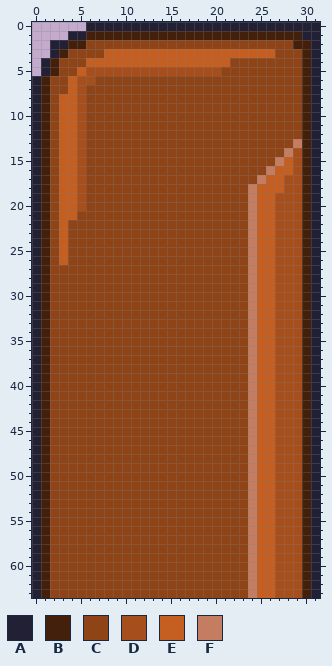
Pixel-art sprite -- anxiety/sprites/TopWallL/f25c3579-a1c0-43cf-b723-0aca180b6b80.png. This is how it looked before the edit.
The file is 32x64 pixels.
Palette (. is transparent): A #222034  B #43200b  C #8f4418  D #a64f1c  E #c55e21  F #c57d61
Pixels before, first column x 0:
 0 ......AAAAAAAAAAAAAAAAAAAAAAAAAA
 1 ....AABBBBBBBBBBBBBBBBBBBBBBBBAA
 2 ..AABBCCCCCCCCCCCCCCCCCCCCCCCBBA
 3 ..ABCCCCEEEEEEEEEEEEEEEEEEECCCBA
 4 .ABCCCEEEEEEEEEEEEEEEECCCCCCCCBA
 5 .ABCCEDDDDDDDDDDDDDDDCCCCCCCCCBA
 6 ABCCEDDCCCCCCCCCCCCCCCCCCCCCCCBA
 7 ABCCEDCCCCCCCCCCCCCCCCCCCCCCCCBA
 8 ABCEEDCCCCCCCCCCCCCCCCCCCCCCCCBA
 9 ABCEEDCCCCCCCCCCCCCCCCCCCCCCCCBA
10 ABCEEDCCCCCCCCCCCCCCCCCCCCCCCCBA
11 ABCEEDCCCCCCCCCCCCCCCCCCCCCCCCBA
12 ABCEEDCCCCCCCCCCCCCCCCCCCCCCCCBA
13 ABCEEDCCCCCCCCCCCCCCCCCCCCCCCFBA
14 ABCEEDCCCCCCCCCCCCCCCCCCCCCCFDBA
15 ABCEEDCCCCCCCCCCCCCCCCCCCCCFEDBA
16 ABCEEDCCCCCCCCCCCCCCCCCCCCFEEDBA
17 ABCEEDCCCCCCCCCCCCCCCCCCCFEEDDBA
18 ABCEEDCCCCCCCCCCCCCCCCCCFEEEDDBA
19 ABCEEDCCCCCCCCCCCCCCCCCCFEEDDDBA
20 ABCEEDCCCCCCCCCCCCCCCCCCFEEDDDBA
21 ABCEECCCCCCCCCCCCCCCCCCCFEEDDDBA
22 ABCECCCCCCCCCCCCCCCCCCCCFEEDDDBA
23 ABCECCCCCCCCCCCCCCCCCCCCFEEDDDBA
24 ABCECCCCCCCCCCCCCCCCCCCCFEEDDDBA
25 ABCECCCCCCCCCCCCCCCCCCCCFEEDDDBA
26 ABCECCCCCCCCCCCCCCCCCCCCFEEDDDBA
27 ABCCCCCCCCCCCCCCCCCCCCCCFEEDDDBA
28 ABCCCCCCCCCCCCCCCCCCCCCCFEEDDDBA
29 ABCCCCCCCCCCCCCCCCCCCCCCFEEDDDBA
30 ABCCCCCCCCCCCCCCCCCCCCCCFEEDDDBA
31 ABCCCCCCCCCCCCCCCCCCCCCCFEEDDDBA
32 ABCCCCCCCCCCCCCCCCCCCCCCFEEDDDBA
33 ABCCCCCCCCCCCCCCCCCCCCCCFEEDDDBA
34 ABCCCCCCCCCCCCCCCCCCCCCCFEEDDDBA
35 ABCCCCCCCCCCCCCCCCCCCCCCFEEDDDBA
36 ABCCCCCCCCCCCCCCCCCCCCCCFEEDDDBA
37 ABCCCCCCCCCCCCCCCCCCCCCCFEEDDDBA
38 ABCCCCCCCCCCCCCCCCCCCCCCFEEDDDBA
39 ABCCCCCCCCCCCCCCCCCCCCCCFEEDDDBA
40 ABCCCCCCCCCCCCCCCCCCCCCCFEEDDDBA
41 ABCCCCCCCCCCCCCCCCCCCCCCFEEDDDBA
42 ABCCCCCCCCCCCCCCCCCCCCCCFEEDDDBA
43 ABCCCCCCCCCCCCCCCCCCCCCCFEEDDDBA
44 ABCCCCCCCCCCCCCCCCCCCCCCFEEDDDBA
45 ABCCCCCCCCCCCCCCCCCCCCCCFEEDDDBA
46 ABCCCCCCCCCCCCCCCCCCCCCCFEEDDDBA
47 ABCCCCCCCCCCCCCCCCCCCCCCFEEDDDBA
48 ABCCCCCCCCCCCCCCCCCCCCCCFEEDDDBA
49 ABCCCCCCCCCCCCCCCCCCCCCCFEEDDDBA
50 ABCCCCCCCCCCCCCCCCCCCCCCFEEDDDBA
51 ABCCCCCCCCCCCCCCCCCCCCCCFEEDDDBA
52 ABCCCCCCCCCCCCCCCCCCCCCCFEEDDDBA
53 ABCCCCCCCCCCCCCCCCCCCCCCFEEDDDBA
54 ABCCCCCCCCCCCCCCCCCCCCCCFEEDDDBA
55 ABCCCCCCCCCCCCCCCCCCCCCCFEEDDDBA
56 ABCCCCCCCCCCCCCCCCCCCCCCFEEDDDBA
57 ABCCCCCCCCCCCCCCCCCCCCCCFEEDDDBA
58 ABCCCCCCCCCCCCCCCCCCCCCCFEEDDDBA
59 ABCCCCCCCCCCCCCCCCCCCCCCFEEDDDBA
60 ABCCCCCCCCCCCCCCCCCCCCCCFEEDDDBA
61 ABCCCCCCCCCCCCCCCCCCCCCCFEEDDDBA
62 ABCCCCCCCCCCCCCCCCCCCCCCFEEDDDBA
63 ABCCCCCCCCCCCCCCCCCCCCCCFEEDDDBA
And afterwards:
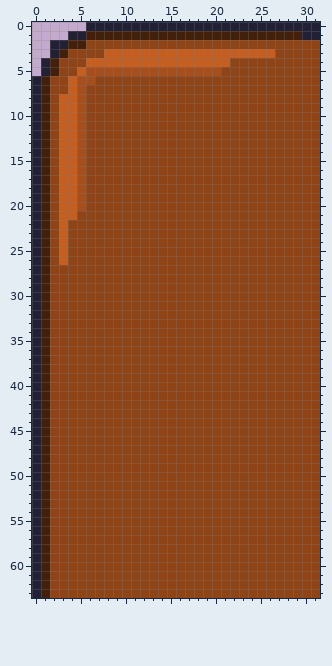
Changes in this commit:
{"y":2,"x":29,"old":"BBA","new":"CCC"}
{"y":3,"x":30,"old":"BA","new":"CC"}
{"y":4,"x":30,"old":"BA","new":"CC"}
{"y":5,"x":30,"old":"BA","new":"CC"}
{"y":6,"x":30,"old":"BA","new":"CC"}
{"y":7,"x":30,"old":"BA","new":"CC"}
{"y":8,"x":30,"old":"BA","new":"CC"}
{"y":9,"x":30,"old":"BA","new":"CC"}
{"y":10,"x":30,"old":"BA","new":"CC"}
{"y":11,"x":30,"old":"BA","new":"CC"}
{"y":12,"x":30,"old":"BA","new":"CC"}
{"y":13,"x":29,"old":"FBA","new":"CCC"}
{"y":14,"x":28,"old":"FDBA","new":"CCCC"}
{"y":15,"x":27,"old":"FEDBA","new":"CCCCC"}
{"y":16,"x":26,"old":"FEEDBA","new":"CCCCCC"}
{"y":17,"x":25,"old":"FEEDDBA","new":"CCCCCCC"}
{"y":18,"x":24,"old":"FEEEDDBA","new":"CCCCCCCC"}
{"y":19,"x":24,"old":"FEEDDDBA","new":"CCCCCCCC"}
{"y":20,"x":24,"old":"FEEDDDBA","new":"CCCCCCCC"}
{"y":21,"x":24,"old":"FEEDDDBA","new":"CCCCCCCC"}
{"y":22,"x":24,"old":"FEEDDDBA","new":"CCCCCCCC"}
{"y":23,"x":24,"old":"FEEDDDBA","new":"CCCCCCCC"}
{"y":24,"x":24,"old":"FEEDDDBA","new":"CCCCCCCC"}
{"y":25,"x":24,"old":"FEEDDDBA","new":"CCCCCCCC"}
{"y":26,"x":24,"old":"FEEDDDBA","new":"CCCCCCCC"}
{"y":27,"x":24,"old":"FEEDDDBA","new":"CCCCCCCC"}
{"y":28,"x":24,"old":"FEEDDDBA","new":"CCCCCCCC"}
{"y":29,"x":24,"old":"FEEDDDBA","new":"CCCCCCCC"}
{"y":30,"x":24,"old":"FEEDDDBA","new":"CCCCCCCC"}
{"y":31,"x":24,"old":"FEEDDDBA","new":"CCCCCCCC"}
{"y":32,"x":24,"old":"FEEDDDBA","new":"CCCCCCCC"}
{"y":33,"x":24,"old":"FEEDDDBA","new":"CCCCCCCC"}
{"y":34,"x":24,"old":"FEEDDDBA","new":"CCCCCCCC"}
{"y":35,"x":24,"old":"FEEDDDBA","new":"CCCCCCCC"}
{"y":36,"x":24,"old":"FEEDDDBA","new":"CCCCCCCC"}
{"y":37,"x":24,"old":"FEEDDDBA","new":"CCCCCCCC"}
{"y":38,"x":24,"old":"FEEDDDBA","new":"CCCCCCCC"}
{"y":39,"x":24,"old":"FEEDDDBA","new":"CCCCCCCC"}
{"y":40,"x":24,"old":"FEEDDDBA","new":"CCCCCCCC"}
{"y":41,"x":24,"old":"FEEDDDBA","new":"CCCCCCCC"}
{"y":42,"x":24,"old":"FEEDDDBA","new":"CCCCCCCC"}
{"y":43,"x":24,"old":"FEEDDDBA","new":"CCCCCCCC"}
{"y":44,"x":24,"old":"FEEDDDBA","new":"CCCCCCCC"}
{"y":45,"x":24,"old":"FEEDDDBA","new":"CCCCCCCC"}
{"y":46,"x":24,"old":"FEEDDDBA","new":"CCCCCCCC"}
{"y":47,"x":24,"old":"FEEDDDBA","new":"CCCCCCCC"}
{"y":48,"x":24,"old":"FEEDDDBA","new":"CCCCCCCC"}
{"y":49,"x":24,"old":"FEEDDDBA","new":"CCCCCCCC"}
{"y":50,"x":24,"old":"FEEDDDBA","new":"CCCCCCCC"}
{"y":51,"x":24,"old":"FEEDDDBA","new":"CCCCCCCC"}
{"y":52,"x":24,"old":"FEEDDDBA","new":"CCCCCCCC"}
{"y":53,"x":24,"old":"FEEDDDBA","new":"CCCCCCCC"}
{"y":54,"x":24,"old":"FEEDDDBA","new":"CCCCCCCC"}
{"y":55,"x":24,"old":"FEEDDDBA","new":"CCCCCCCC"}
{"y":56,"x":24,"old":"FEEDDDBA","new":"CCCCCCCC"}
{"y":57,"x":24,"old":"FEEDDDBA","new":"CCCCCCCC"}
{"y":58,"x":24,"old":"FEEDDDBA","new":"CCCCCCCC"}
{"y":59,"x":24,"old":"FEEDDDBA","new":"CCCCCCCC"}
{"y":60,"x":24,"old":"FEEDDDBA","new":"CCCCCCCC"}
{"y":61,"x":24,"old":"FEEDDDBA","new":"CCCCCCCC"}
{"y":62,"x":24,"old":"FEEDDDBA","new":"CCCCCCCC"}
{"y":63,"x":24,"old":"FEEDDDBA","new":"CCCCCCCC"}
{"label":"changed","picture_box":[248,40,320,598]}
